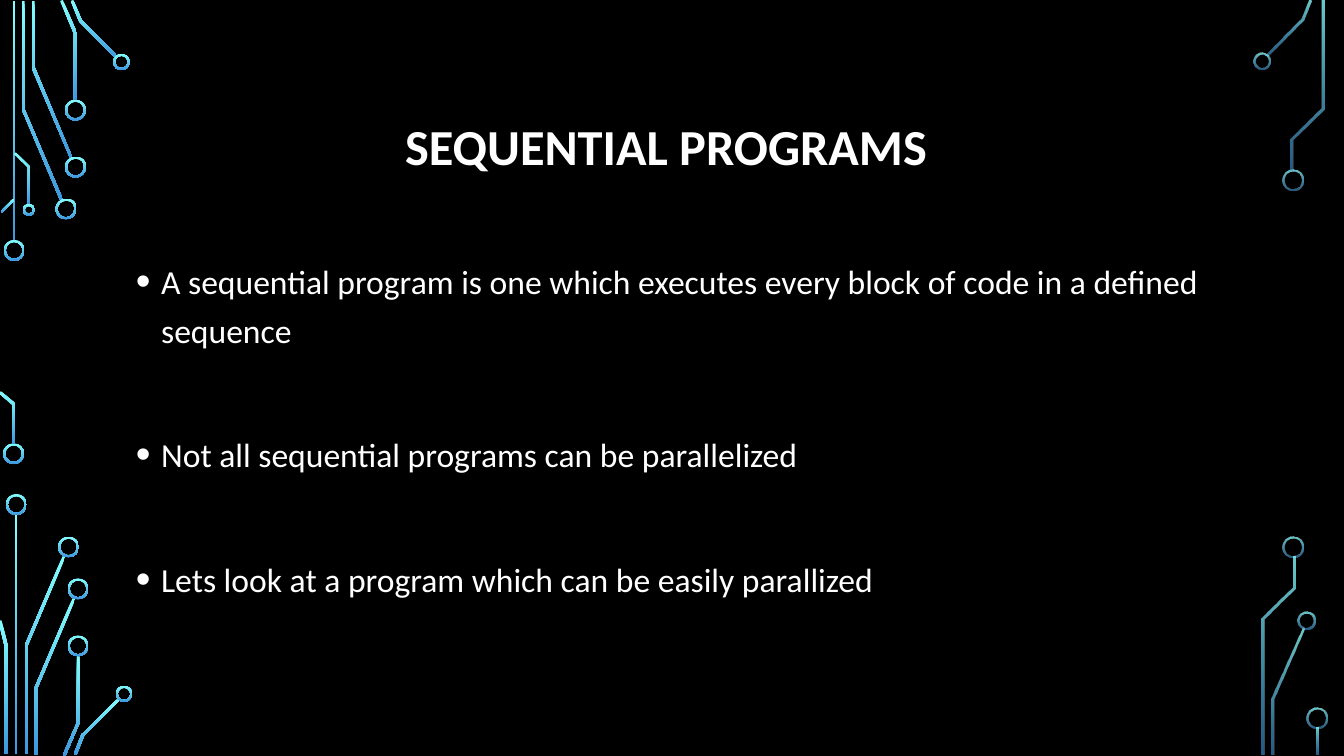
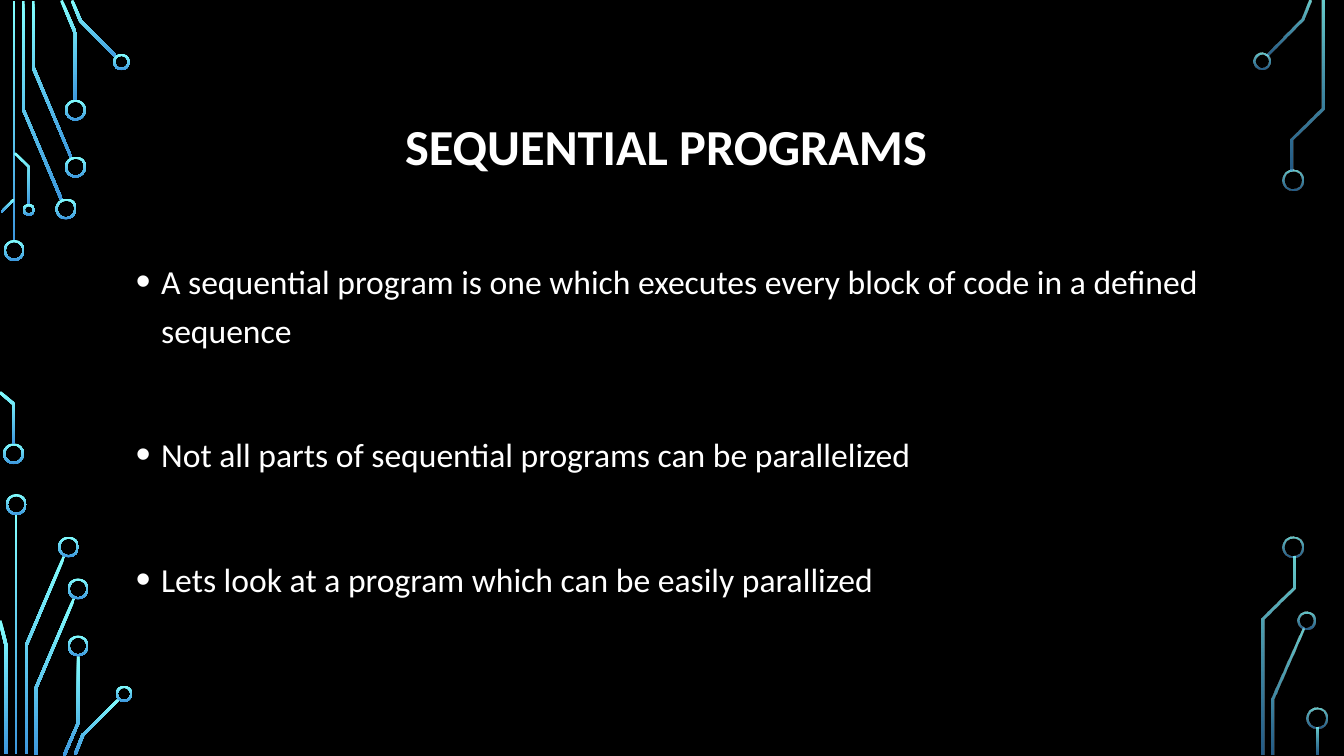
Before and after one commit to psypdt/Advanced_Summer_Course, a slide deck: slide 4 of Day3/Day_3.pptx. Drawn at 1344x756 pixels with LibreOffice and Linux fonts; fonts in the diff are those of the drawing; background and template pictures are left out. Boxes give left, top, right and bottom in pixels: in the first picture for what was removed or moved away, otherwise in the second. Text is boxed around its words. In the diff, an @@ line names an element or a change of style, - is before the commit and + after.

```diff
--- a/Day3/Day_3.pptx
+++ b/Day3/Day_3.pptx
@@ text at (x1=161, y1=443, x2=910, y2=473): text changed @@
-• Not all sequential programs can be parallelized
+• Not all parts of sequential programs can be parallelized
```
Also in this commit, not shown: 26 other slides changed, 1 slide added, 1 slide removed.
